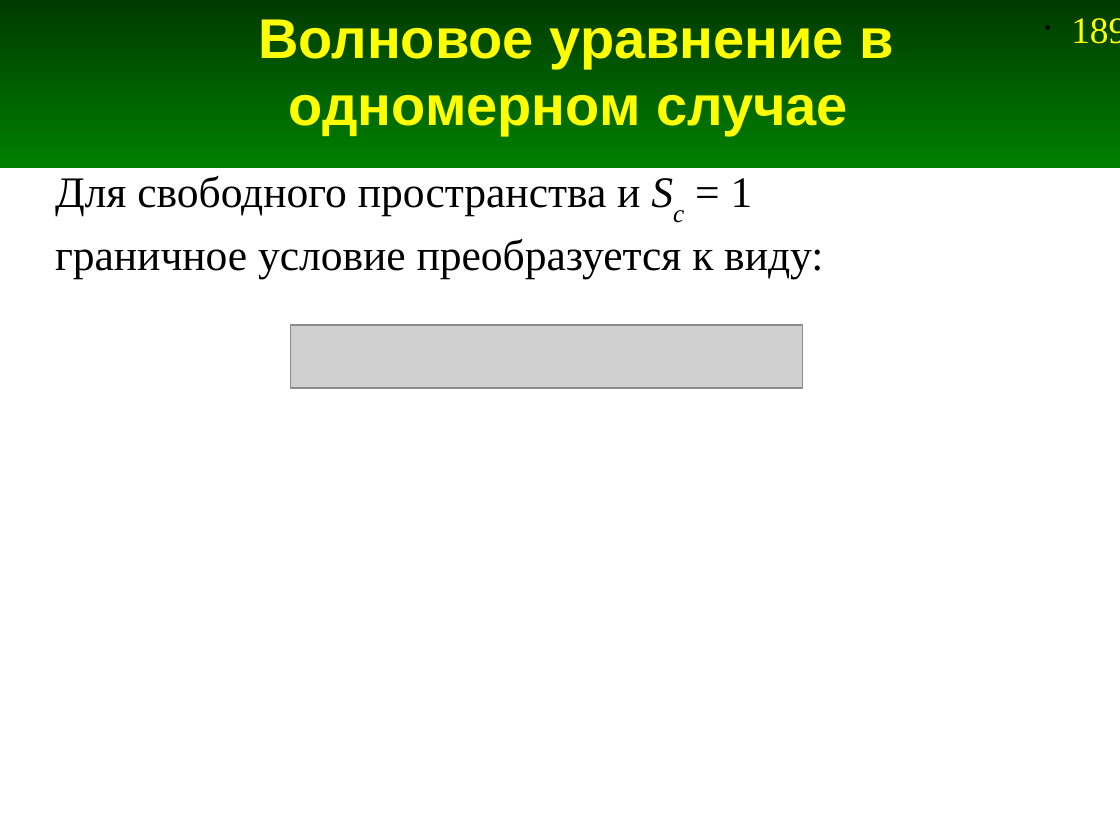
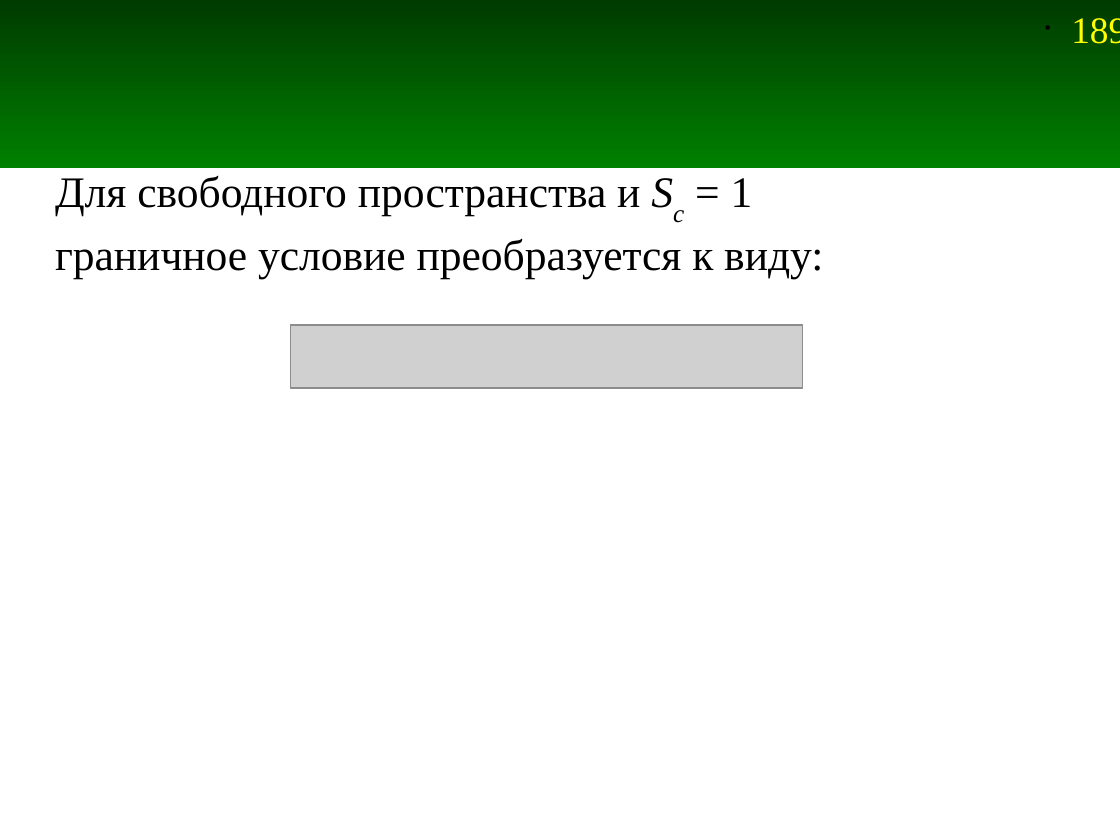
Before and after one commit to andris0147sv/modelling, a slide deck: slide 189 of presentations/2. FDTD.odp. Drawn at 1120x840 pixels with LibreOffice and Linux fonts; fonts in the diff are those of the drawing; grey boxes stand for pictures. Boxes give left, top, right and bottom in pixels: in the first picture for what was removed or moved away, otherwise in the second. Text is boxed around its words. In the diff, an @@ line names an element or a change of style, - is before the commit and + after.

```diff
--- a/presentations/2. FDTD.odp
+++ b/presentations/2. FDTD.odp
@@ title removed at <box>258,19,894,135</box> @@
-Волновое уравнение в одномерном случае
```
Also in this commit, not shown: 4 other slides changed, 45 other files.
